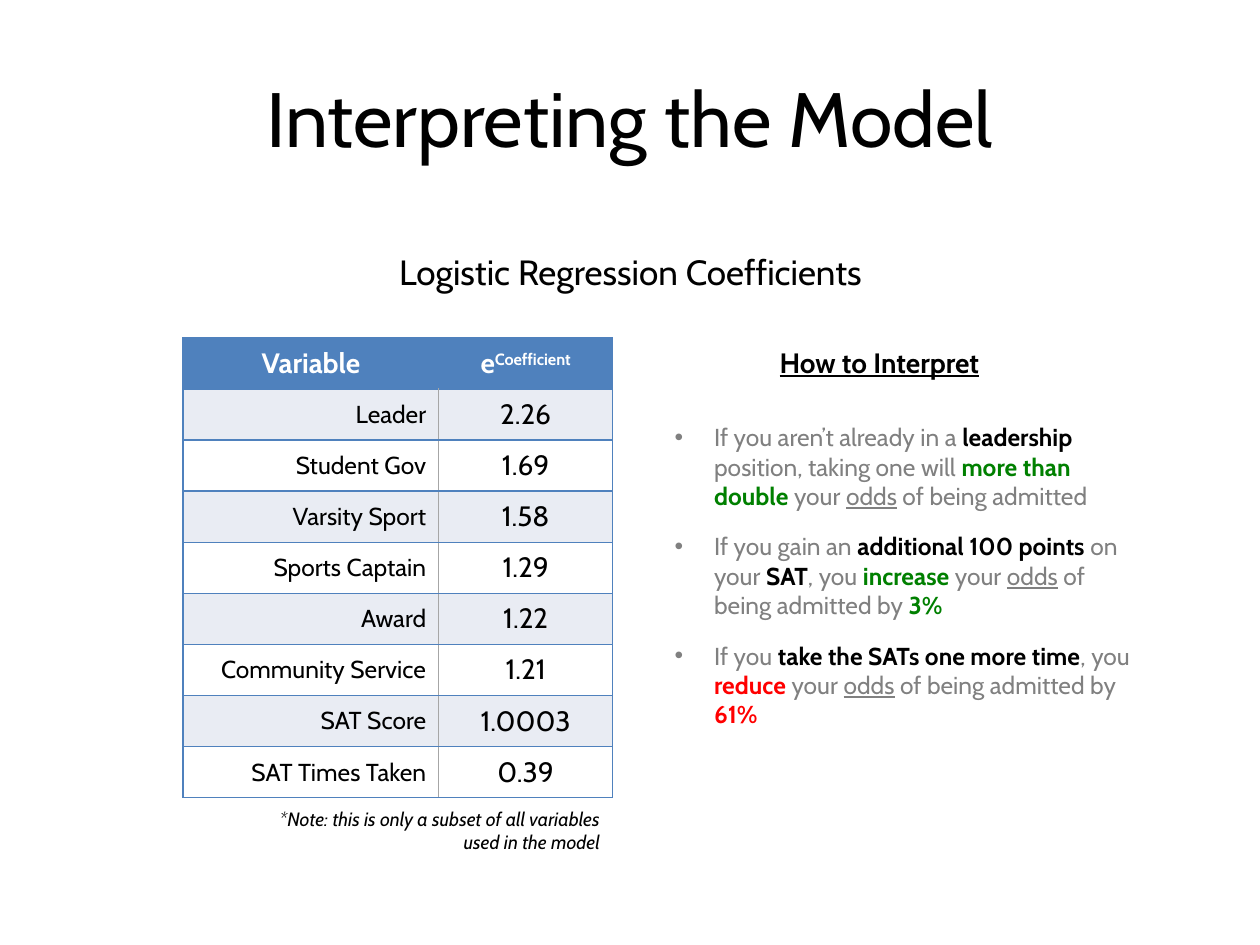
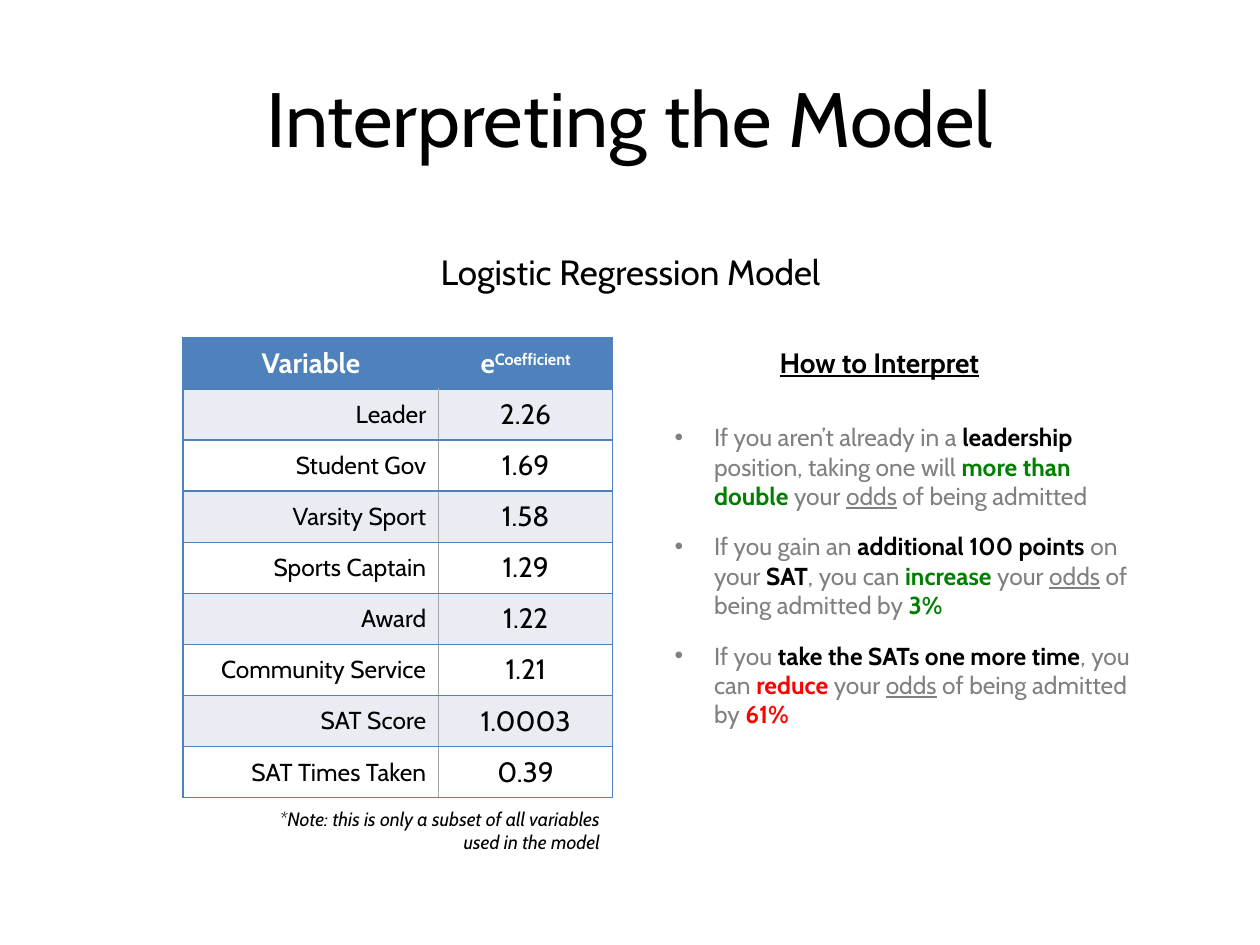
Before and after one commit to yungmsh/mining_the_common_app, a slide deck: slide 7 of presentation/MikeYung_Presentation_v1.pptx (slide 8 before the commit). Drawn at 1260x945 pixels with LibreOffice and Linux fonts; fonts in the diff are those of the drawing; background and template pictures are left out. Boxes give left, top, right and bottom in pixels: in the first picture for what was removed or moved away, otherwise in the second. Text is boxed around its words. In the diff, an @@ line names an element or a change of style, - is before the commit and + after.

Commit message:
adding presentation updates

```diff
--- a/presentation/MikeYung_Presentation_v1.pptx
+++ b/presentation/MikeYung_Presentation_v1.pptx
@@ text at [441,258,820,293]: text changed @@
-Logistic Regression Coefficients
+Logistic Regression Model
@@ text at [714,536,1130,729]: text changed @@
-• If you gain an additional 100 points on your SAT, you increase your odds of being admitted by 3%
-• If you take the SATs one more time, you reduce your odds of being admitted by 61%
+• If you gain an additional 100 points on your SAT, you can increase your odds of being admitted by 3%
+• If you take the SATs one more time, you can reduce your odds of being admitted by 61%
```
Also in this commit, not shown: 7 other slides changed, 4 slides added, 1 slide removed, 1 other file.
